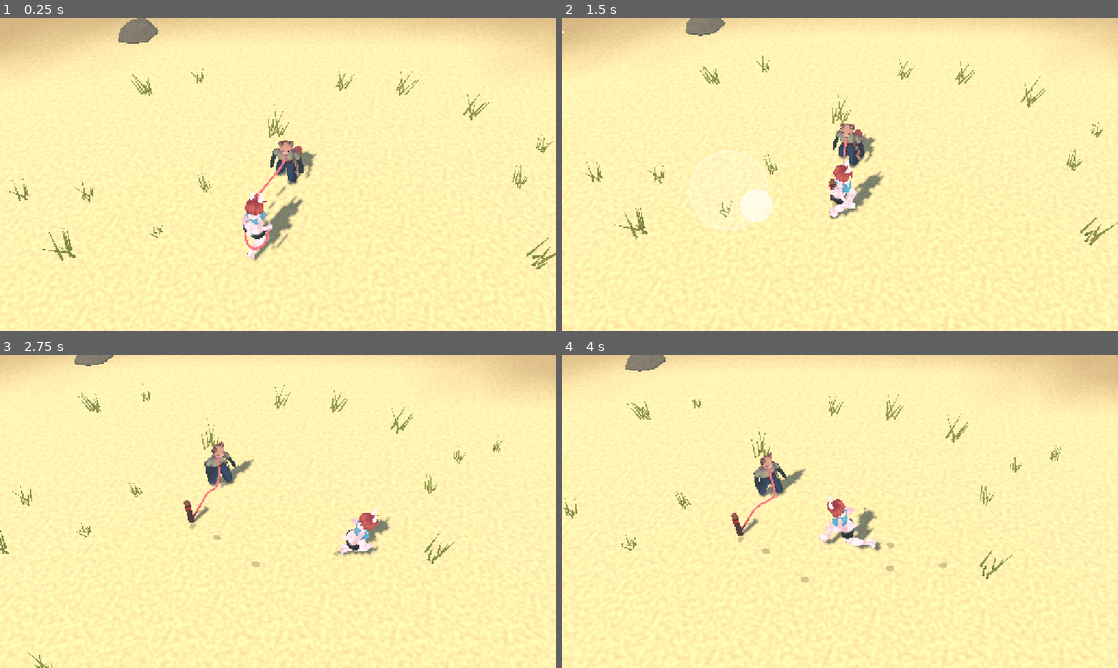
Above: before the commit, frames 1-4 (two rows, left to right).
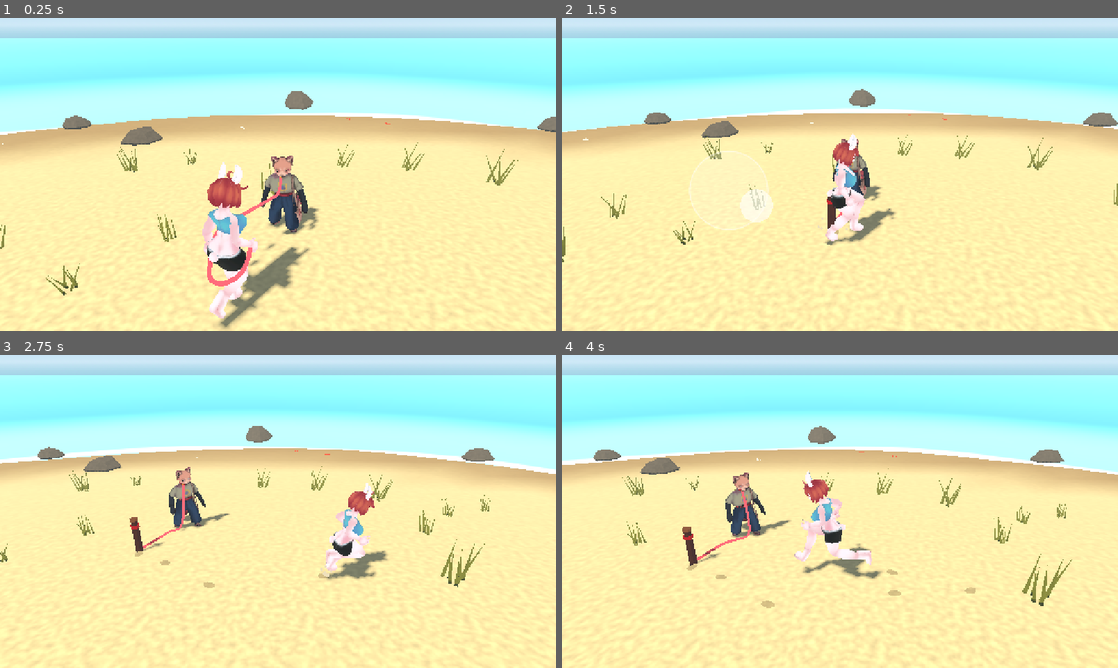
Above: after the commit, the same moments.

Repository: MrKrob00/Animal-Walk
Game: Godot game, scene res://scenes/main.tscn
The game is run twice, just before and just after one commit, with the same random seed, the same clock (stepped at 60 frames per second) and the same inputs.
Inputs (mouse positions are in pixels of both pictures, inside the frame that each line leads up to):
- Up to frame 1 (0.25 s): no input
- Up to frame 2 (1.5 s): move the mouse to (962, 158) at 0.52 s; hold D (move_right) 0.53-1.25 s; hold Space (act) 0.53-1.25 s; click (962, 158) at 0.67 s; tap Shift (run) at 0.8 s; drag from (728, 190) to (812, 237) at 1.27 s
- Up to frame 3 (2.75 s): move the mouse to (333, 442) at 2.02 s; hold D (move_right) from 2.03 s (still down); hold Space (act) from 2.03 s (still down); click (333, 442) at 2.17 s; tap Shift (run) at 2.3 s
- Up to frame 4 (4 s): release D (move_right) at 2.75 s; release Space (act) at 2.75 s; drag from (812, 574) to (673, 464) at 2.77 s; move the mouse to (1006, 558) at 3.52 s; hold A (move_left) from 3.53 s (still down); hold Shift (run) from 3.53 s (still down); tap E at 3.6 s; click (1006, 558) at 3.67 s

The runs differ from the first frame. In frame 1, 48% of the frame differs, in the area x 0-100%, y 0-100%; in frame 2, 42%; in frame 3, 42%; in frame 4, 44%.

Commit message:
Third-person camera: drag to turn, pinch / wheel to zoom, walking relative to it
Co-Authored-By: Claude Opus 5.5 <noreply@anthropic.com>
Claude-Session: https://claude.ai/code/session_01Lbjh88uP794iDp2E8yqCqj

Diff:
--- a/scripts/camera_rig.gd
+++ b/scripts/camera_rig.gd
@@ -1,37 +1,160 @@
 class_name CameraRig
 extends Node3D
-## High three-quarter camera that floats after the pair. It never turns.
+## Third-person camera (the player asked for one like in mobile shooters): it floats after the
+## character you steer and orbits it.
+##   Phone: drag on the right part of the screen to turn it round and up / down; pinch with two
+##          fingers to come closer or move away. The left part is the walking stick.
+##   PC:    drag with the right mouse button (or the left one on the right part) to turn; the
+##          wheel zooms.
+## Walking is relative to the camera: the stick's "up" goes away from the camera.
 
-const PITCH_DEG := 52.0
-const DISTANCE := 8.0
-const FOV := 40.0
+const FOV := 50.0
+const DISTANCE := 4.5            ## starting distance, metres
+const MIN_DISTANCE := 2.0
+const MAX_DISTANCE := 10.0
+const PITCH := deg_to_rad(24.0)  ## starting angle above the horizon
+const MIN_PITCH := deg_to_rad(5.0)
+const MAX_PITCH := deg_to_rad(75.0)
+const TURN := 0.006              ## radians per pixel dragged
+const WHEEL := 1.12              ## zoom step per wheel notch
+const LOOK_HEIGHT := 0.9         ## metres above the character's feet the camera looks at
+const CLEARANCE := 0.35          ## the camera stays this far above the ground
 
-var target: Node3D       ## the wolf
-var second: Node3D       ## the kit (the camera leans a little toward it)
+var target: Node3D       ## the character the player steers
+var second: Node3D       ## the other one (the camera leans a little toward it)
 var camera: Camera3D
+var button: Control      ## the action button (its touches are not for the camera)
+var stick_zone := 0.6    ## left share of the screen that belongs to the walking stick
+
+var yaw := 0.0           ## round the character; 0 looks toward -Z (the sea at the start)
+var pitch := PITCH
+var distance := DISTANCE
+var _zoom := DISTANCE    ## the distance being eased toward
+var _fingers := {}       ## touch index -> last position, for the camera's own touches
+var _pinch := 0.0
+var _rmb := false
 
 
 func _ready() -> void:
 	camera = Camera3D.new()
 	camera.fov = FOV
 	camera.far = 160.0
-	var p := deg_to_rad(PITCH_DEG)
-	camera.position = Vector3(0, sin(p) * DISTANCE, cos(p) * DISTANCE)
-	camera.rotation.x = -p
 	add_child(camera)
 	camera.make_current()
 	if target != null:
 		position = _focus()
+	_place_camera()
 
 
 func _focus() -> Vector3:
 	var f := target.position
 	if second != null:
-		f = f.lerp(second.position, 0.3)
-	return f + Vector3(0, 0.6, 0)
+		f = f.lerp(second.position, 0.15)
+	return f + Vector3(0, LOOK_HEIGHT, 0)
+
+
+## The ground directions the stick means: [right, forward] (unit, horizontal).
+func ground_axes() -> Array:
+	var fwd := Vector3(-sin(yaw), 0.0, -cos(yaw))
+	var right := Vector3(cos(yaw), 0.0, -sin(yaw))
+	return [right, fwd]
+
+
+## A stick / key vector (x right, y down as on screen) as a direction on the ground.
+func to_ground(v: Vector2) -> Vector3:
+	var ax := ground_axes()
+	return ax[0] * v.x + ax[1] * -v.y
+
+
+func turn(dx: float, dy: float) -> void:
+	yaw -= dx * TURN
+	pitch = clampf(pitch + dy * TURN, MIN_PITCH, MAX_PITCH)
+
+
+func zoom_by(factor: float) -> void:
+	_zoom = clampf(_zoom * factor, MIN_DISTANCE, MAX_DISTANCE)
+
+
+## Sets the distance straight away, without the player's limits (for scripted shots).
+func set_distance(d: float) -> void:
+	distance = d
+	_zoom = d
+	_place_camera()
+
+
+func _input(event: InputEvent) -> void:
+	if event is InputEventMouseButton:
+		if event.button_index == MOUSE_BUTTON_WHEEL_UP and event.pressed:
+			zoom_by(1.0 / WHEEL)
+		elif event.button_index == MOUSE_BUTTON_WHEEL_DOWN and event.pressed:
+			zoom_by(WHEEL)
+		elif event.button_index == MOUSE_BUTTON_RIGHT:
+			_rmb = event.pressed
+	elif event is InputEventMouseMotion and _rmb:
+		turn(event.relative.x, event.relative.y)
+	elif event is InputEventScreenTouch:
+		if event.pressed:
+			if _owns(event.position):
+				_fingers[event.index] = event.position
+				_pinch = _spread()
+		elif _fingers.has(event.index):
+			_fingers.erase(event.index)
+			_pinch = _spread()
+	elif event is InputEventScreenDrag and _fingers.has(event.index):
+		if _fingers.size() >= 2:
+			_fingers[event.index] = event.position
+			var s := _spread()
+			if _pinch > 1.0 and s > 1.0:
+				zoom_by(_pinch / s)   # fingers apart: closer
+			_pinch = s
+		else:
+			turn(event.relative.x, event.relative.y)
+			_fingers[event.index] = event.position
+
+
+## A touch is the camera's when it lands on the right part of the screen (not on the action
+## button), or anywhere once the walking stick is already held.
+func _owns(p: Vector2) -> bool:
+	var size := get_viewport().get_visible_rect().size
+	if button != null and button.has_method("center") and p.distance_to(button.center()) <= ActionButton.RADIUS * 1.2:
+		return false
+	return p.x >= size.x * stick_zone or _stick_held()
+
+
+func _stick_held() -> bool:
+	var main := get_parent()
+	return main != null and "joystick" in main and main.joystick != null and main.joystick._finger >= 0
+
+
+func _spread() -> float:
+	if _fingers.size() < 2:
+		return 0.0
+	var pts := _fingers.values()
+	return (pts[0] as Vector2).distance_to(pts[1])
+
+
+## Releases the camera's fingers (when a pausing window closes, like the stick).
+func release() -> void:
+	_fingers.clear()
+	_rmb = false
 
 
 func _process(delta: float) -> void:
 	if target == null:
 		return
-	position = position.lerp(_focus(), 1.0 - exp(-4.0 * delta))
+	position = position.lerp(_focus(), 1.0 - exp(-6.0 * delta))
+	distance = lerpf(distance, _zoom, 1.0 - exp(-10.0 * delta))
+	_place_camera()
+
+
+func _place_camera() -> void:
+	rotation = Vector3(0.0, yaw, 0.0)
+	var p := pitch
+	var local := Vector3(0.0, sin(p) * distance, cos(p) * distance)
+	var world := global_transform * local if is_inside_tree() else position + basis * local
+	# Never under the ground: rise above it and look down a little more.
+	var floor_y := maxf(Terrain.height(world.x, world.z), 0.0) + CLEARANCE
+	if world.y < floor_y:
+		local.y += floor_y - world.y
+	camera.position = local
+	camera.rotation = Vector3(-atan2(local.y, local.z), 0.0, 0.0)
--- a/scripts/main.gd
+++ b/scripts/main.gd
@@ -92,6 +92,8 @@
 	camera_rig = CameraRig.new()
 	camera_rig.target = tofu
 	camera_rig.second = bunny
+	camera_rig.button = button
+	camera_rig.stick_zone = TouchJoystick.ZONE
 	add_child(camera_rig)
 
 
@@ -171,9 +173,11 @@
 
 
 ## The player's character: walk with the stick, run with the stick pushed far (or Shift).
+## The stick is read relative to the camera: "up" walks away from it.
 func _drive(who: Actor, v: Vector2, running: bool, delta: float) -> void:
 	var top: float = who.data.run if running else who.data.walk
-	who.steer(Vector3(v.x, 0, v.y) * top, delta)
+	var dir := camera_rig.to_ground(v) if camera_rig != null else Vector3(v.x, 0, v.y)
+	who.steer(dir * top, delta)
 
 
 ## The bunny holding the leash: walks after TOFU, and is dragged when the leash is taut.
--- /dev/null
+++ b/tests/test_camera.gd
@@ -0,0 +1,87 @@
+extends SceneTree
+## Third-person camera: walking goes away from the camera whichever way it looks; a drag on the
+## right part turns it (up / down only so far); the wheel and a pinch zoom within limits; the
+## walking stick's side and the action button keep their touches; it never goes under the ground.
+
+func _initialize() -> void:
+	_run()
+
+
+func _run() -> void:
+	var who := Node3D.new()
+	root.add_child(who)
+	who.position = Vector3(0, 0, -100)
+	var rig := CameraRig.new()
+	rig.target = who
+	root.add_child(rig)
+	await process_frame
+	var away := true
+	for y in [0.0, 1.0, 2.5, -2.0]:
+		rig.yaw = y
+		rig._place_camera()
+		var from_cam := rig.global_position - rig.camera.global_position
+		var up_dir := rig.to_ground(Vector2(0, -1))
+		away = away and Vector2(up_dir.x, up_dir.z).dot(Vector2(from_cam.x, from_cam.z)) > 0.0
+	Check.ok(away, "the stick's up walks away from the camera, whichever way it looks")
+	var size := root.get_visible_rect().size
+	var yaw0 := rig.yaw
+	_touch(rig, 0, Vector2(size.x * 0.85, size.y * 0.5), true)
+	_drag(rig, 0, Vector2(size.x * 0.85 + 100, size.y * 0.5), Vector2(100, 0))
+	Check.ok(absf(rig.yaw - yaw0) > 0.3, "a drag on the right part turns the camera round")
+	for i in 40:
+		_drag(rig, 0, Vector2(size.x * 0.85, size.y * 0.5), Vector2(0, 200))
+	_touch(rig, 0, Vector2(size.x * 0.85, size.y * 0.5), false)
+	Check.ok(absf(rig.pitch - CameraRig.MAX_PITCH) < 1e-4, "it looks down only so far (%.0f deg)" % rad_to_deg(rig.pitch))
+	var yaw1 := rig.yaw
+	_touch(rig, 1, Vector2(size.x * 0.2, size.y * 0.5), true)
+	_drag(rig, 1, Vector2(size.x * 0.2 + 100, size.y * 0.5), Vector2(100, 0))
+	_touch(rig, 1, Vector2(size.x * 0.2, size.y * 0.5), false)
+	Check.ok(rig.yaw == yaw1, "a touch on the walking stick's side does not turn it")
+	for i in 30:
+		var e := InputEventMouseButton.new()
+		e.button_index = MOUSE_BUTTON_WHEEL_UP
+		e.pressed = true
+		rig._input(e)
+	Check.ok(absf(rig._zoom - CameraRig.MIN_DISTANCE) < 1e-4, "the wheel comes closer, only so far (%.1f m)" % rig._zoom)
+	# Pinch: two fingers on the right part move apart -> closer; together -> farther.
+	var start := rig._zoom
+	_touch(rig, 2, Vector2(size.x * 0.75, size.y * 0.5), true)
+	_touch(rig, 3, Vector2(size.x * 0.9, size.y * 0.5), true)
+	_drag(rig, 3, Vector2(size.x * 0.9 - 150, size.y * 0.5), Vector2(-150, 0))
+	Check.ok(rig._zoom > start, "pinching the fingers together moves the camera away (%.1f -> %.1f m)" % [start, rig._zoom])
+	_touch(rig, 2, Vector2.ZERO, false)
+	_touch(rig, 3, Vector2.ZERO, false)
+	for i in 30:
+		rig.zoom_by(CameraRig.WHEEL)
+	Check.ok(absf(rig._zoom - CameraRig.MAX_DISTANCE) < 1e-4, "and goes back only so far (%.1f m)" % rig._zoom)
+	# Low and far over a hill: the camera stays above the ground.
+	var lowest := INF
+	for x in range(-60, 61, 15):
+		for z in range(-60, 61, 15):
+			who.position = Vector3(x, Terrain.height(x, z), z)
+			rig.global_position = who.position + Vector3(0, CameraRig.LOOK_HEIGHT, 0)
+			rig.pitch = CameraRig.MIN_PITCH
+			rig.distance = CameraRig.MAX_DISTANCE
+			for y in [0.0, 1.6, 3.2, 4.7]:
+				rig.yaw = y
+				rig._place_camera()
+				var c := rig.camera.global_position
+				lowest = minf(lowest, c.y - maxf(Terrain.height(c.x, c.z), 0.0))
+	Check.ok(lowest > CameraRig.CLEARANCE - 0.01, "it never goes under the ground (lowest %.2f m above it)" % lowest)
+	Check.finish(self)
+
+
+func _touch(rig: CameraRig, i: int, p: Vector2, down: bool) -> void:
+	var e := InputEventScreenTouch.new()
+	e.index = i
+	e.position = p
+	e.pressed = down
+	rig._input(e)
+
+
+func _drag(rig: CameraRig, i: int, p: Vector2, rel: Vector2) -> void:
+	var e := InputEventScreenDrag.new()
+	e.index = i
+	e.position = p
+	e.relative = rel
+	rig._input(e)
--- a/tools/shot.gd
+++ b/tools/shot.gd
@@ -26,7 +26,7 @@
 	var main = load("res://scenes/main.tscn").instantiate()
 	root.add_child(main)
 	await process_frame
-	main.camera_rig.camera.position *= zoom
+	main.camera_rig.set_distance(main.camera_rig.distance * zoom)
 	if zoom > 3.0:   # an overview: see far, and show every piece of the island
 		main.camera_rig.camera.far = 4000.0
 		for m in main.find_children("*", "MultiMeshInstance3D", true, false):
Not shown, changed: CLAUDE.md
